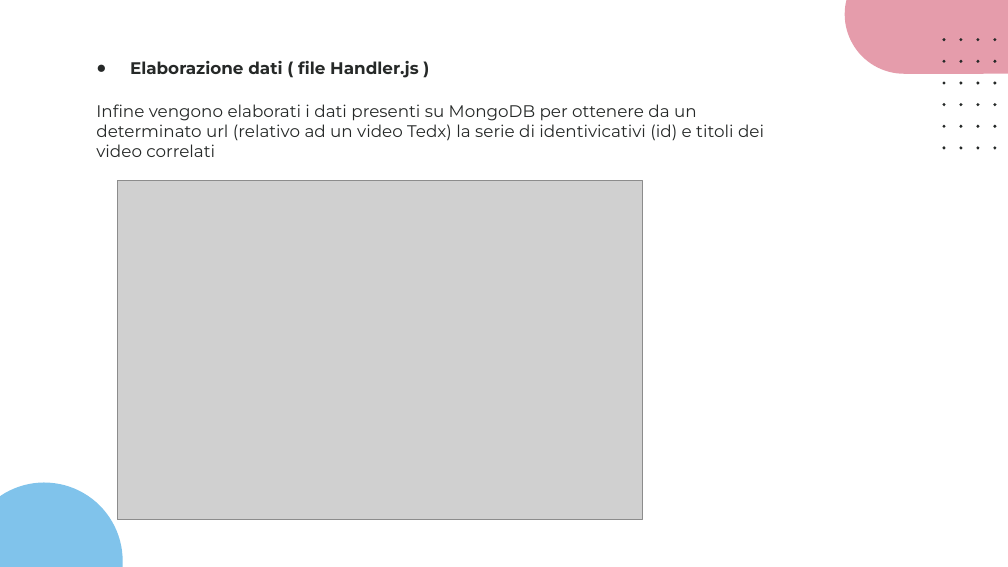
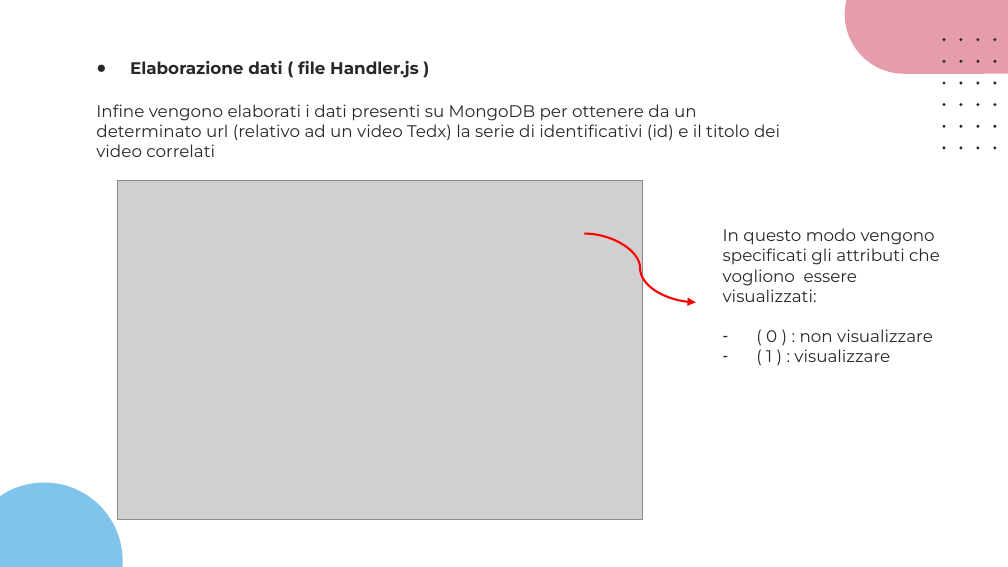
Before and after one commit to giotentori/unibg_cloud_and_mobile, a slide deck: slide 30 of Progetto_TCM/Progetto3.0/CommuniTEDx_3.0.pptx (slide 28 before the commit). Drawn at 1008x567 pixels with LibreOffice and Linux fonts; fonts in the diff are those of the drawing; grey boxes stand for pictures. Boxes give left, top, right and bottom in pixels: in the first picture for what was removed or moved away, otherwise in the second. Text is boxed around its words. In the diff, an @@ line names an element or a change of style, - is before the commit and + after.

```diff
--- a/Progetto_TCM/Progetto3.0/CommuniTEDx_3.0.pptx
+++ b/Progetto_TCM/Progetto3.0/CommuniTEDx_3.0.pptx
@@ text at [96, 104, 780, 157]: text changed @@
-Infine vengono elaborati i dati presenti su MongoDB per ottenere da un determinato url (relativo ad un video Tedx) la serie di identivicativi (id) e titoli dei video correlati
+Infine vengono elaborati i dati presenti su MongoDB per ottenere da un determinato url (relativo ad un video Tedx) la serie di identificativi (id) e il titolo dei video correlati
@@ curved arrow added from (585, 234) to (696, 302), #FF0000 1.5 pt @@
@@ text added at [723, 228, 940, 362], 12 pt, text #262928 @@
+In questo modo vengono specificati gli attributi che vogliono essere visualizzati:
+– ( 0 ) : non visualizzare
+– ( 1 ) : visualizzare
```
Also in this commit, not shown: 5 other slides changed, 11 slides added, 5 other files.
